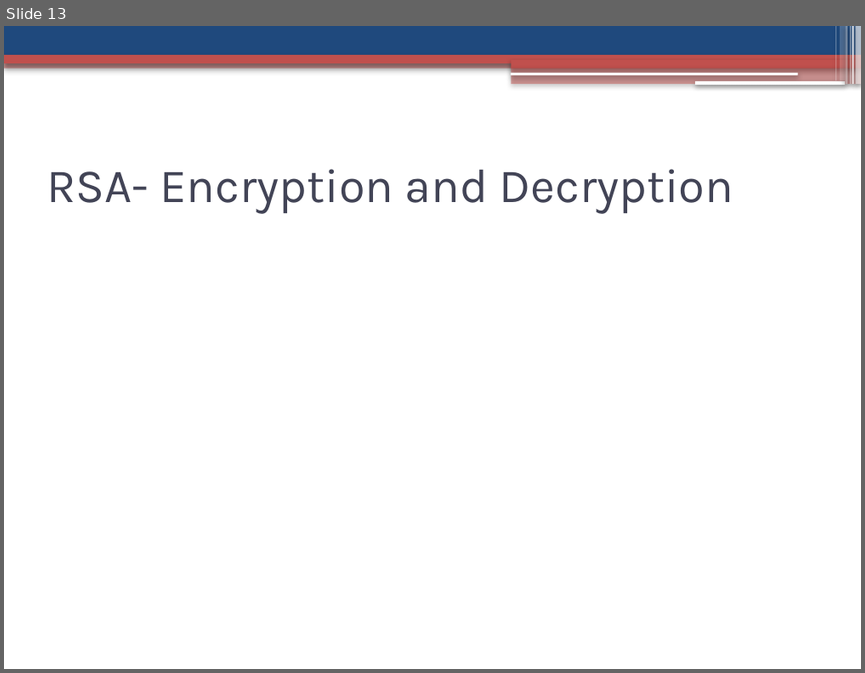
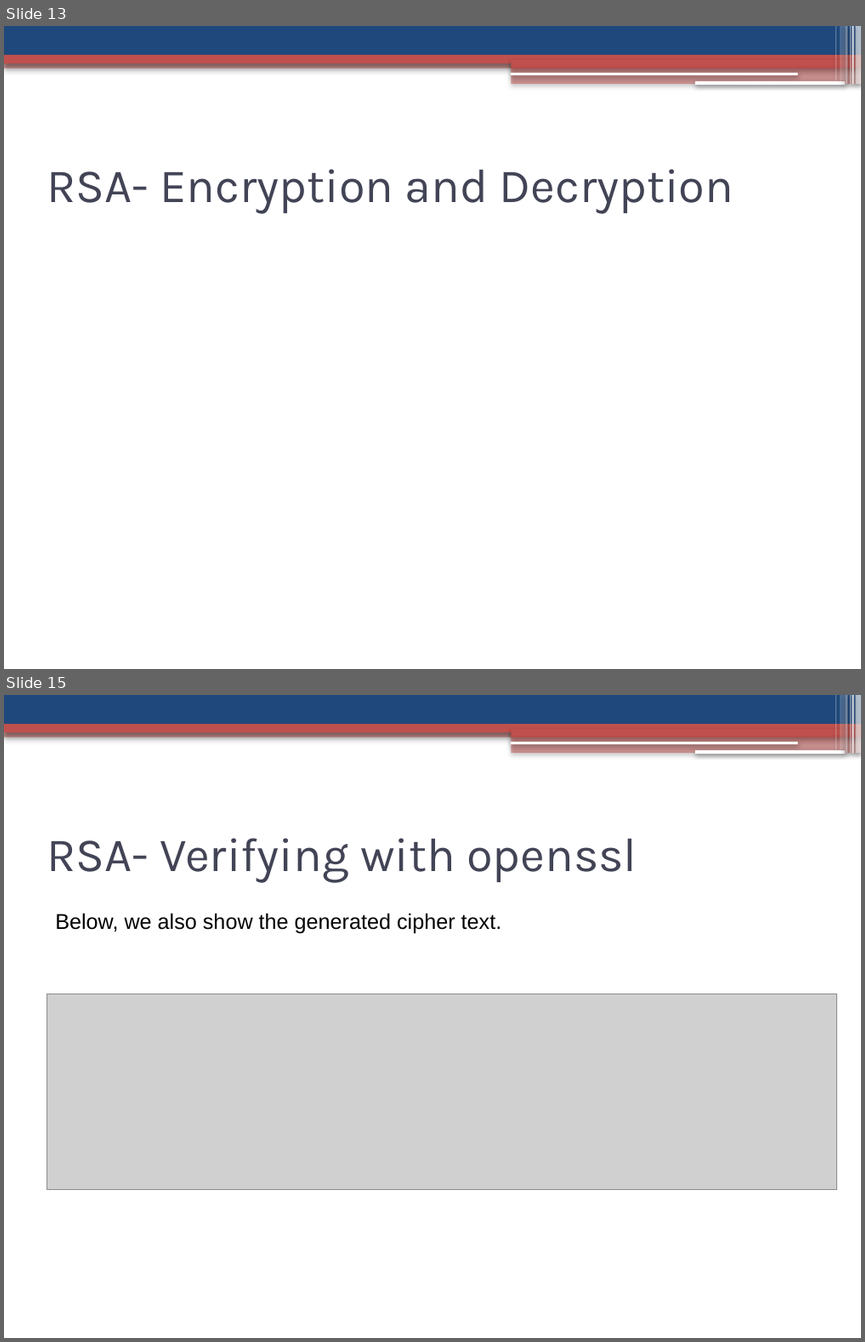
Before and after one commit to jaideng123/Cryptosystems, a slide deck: FinalPresentation.pptx. Shown one above the other, each under a label of ours: slide 13 before the commit, slides 13 and 15 after it; the slides between them are not shown. The pictures are 865x673 and 865x1342 pixels, drawn with LibreOffice and Linux fonts; fonts in the diff are those of the drawing; grey boxes stand for pictures. Boxes give left, top, right and bottom in pixels: in the first picture for what was removed or moved away, otherwise in the second. Text is boxed around its words. In the diff, an @@ line names an element or a change of style, - is before the commit and + after.

```diff
--- a/FinalPresentation.pptx
+++ b/FinalPresentation.pptx
@@ slide 15 added at (x1=4, y1=695, x2=861, y2=1338), background #FFFFFF; not listed: 13 template elements that a slide beside it also shows @@
@@ text added at (x1=46, y1=838, x2=636, y2=882), 40 pt, text #424456 @@
+RSA- Verifying with openssl
@@ text added at (x1=55, y1=913, x2=502, y2=933), 18 pt, text #000000 @@
+Below, we also show the generated cipher text.
@@ picture added at (x1=46, y1=993, x2=837, y2=1190) @@
```
Also in this commit, not shown: 6 slides changed, 9 other slides added.
